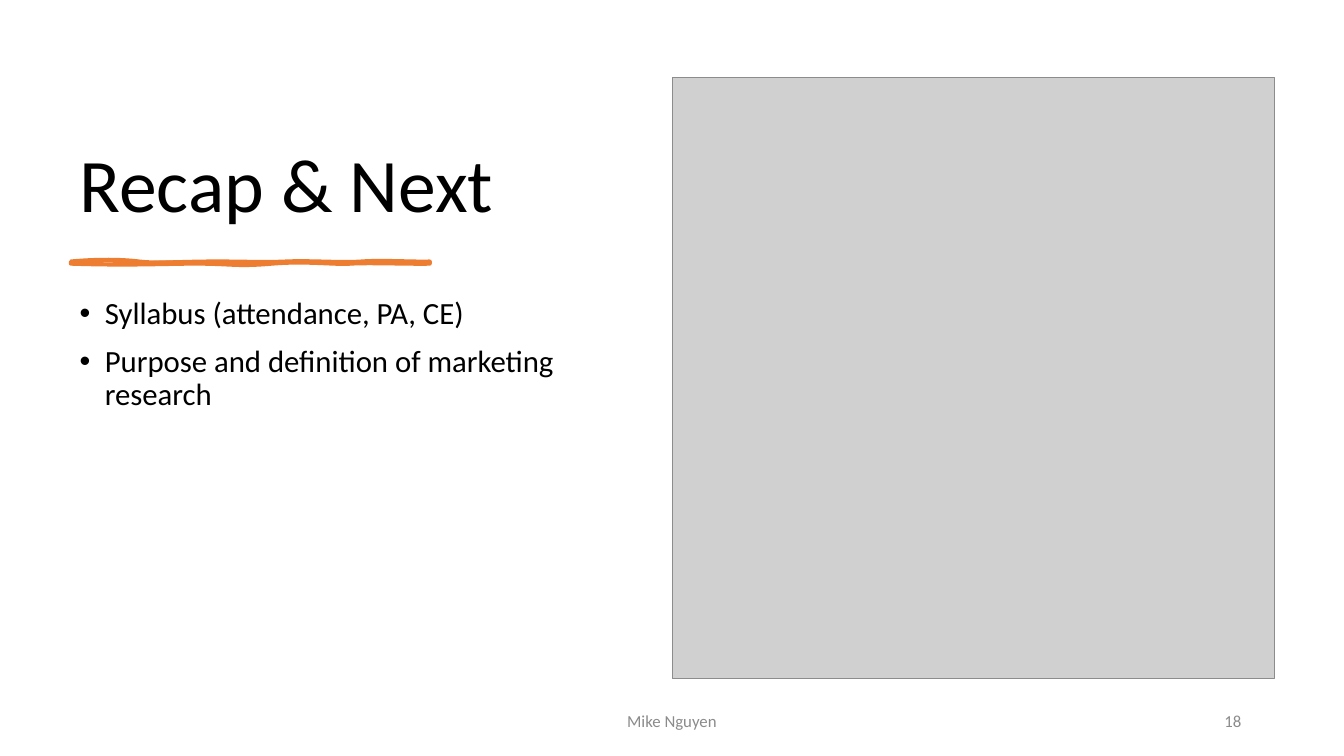
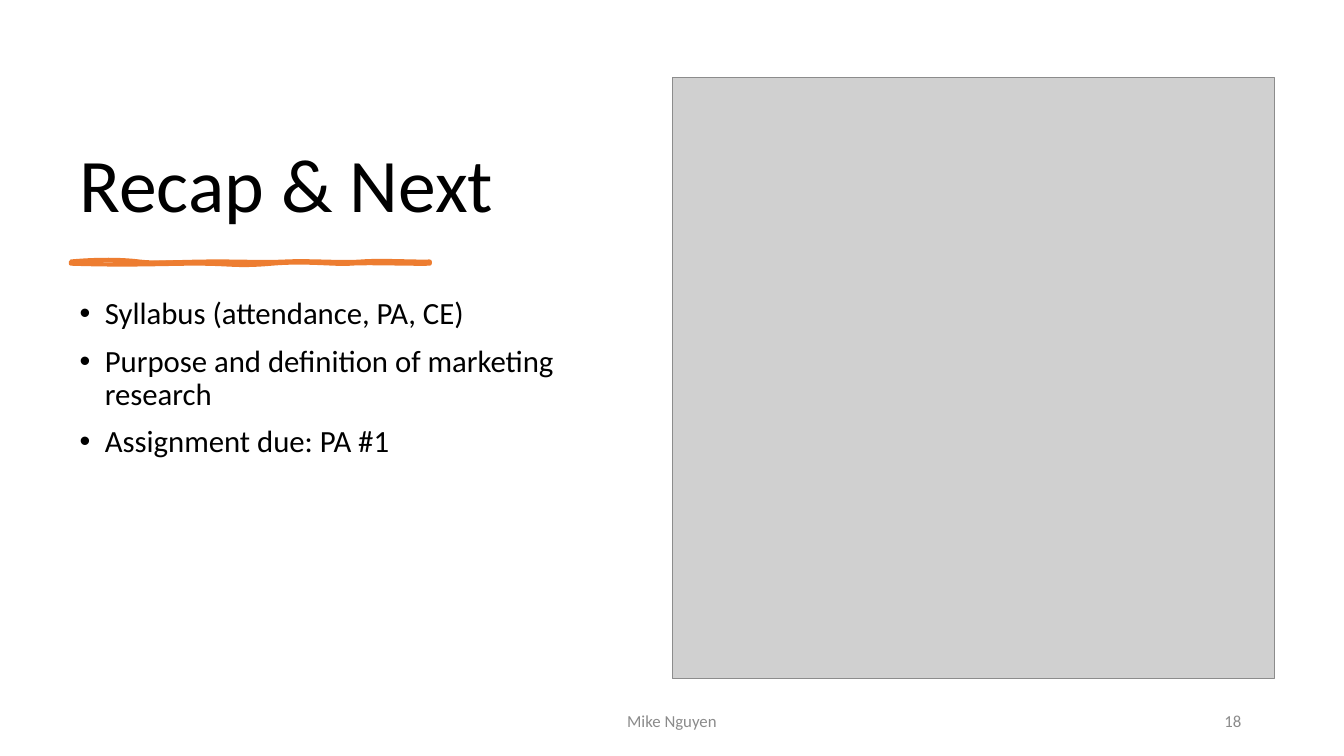
Before and after one commit to mikenguyen13/mar4050, a slide deck: slide 18 of lectures/1/Unit1_Introduction to Marketing Research.pptx. Drawn at 1344x756 pixels with LibreOffice and Linux fonts; fonts in the diff are those of the drawing; grey boxes stand for pictures. Boxes give left, top, right and bottom in pixels: in the first picture for what was removed or moved away, otherwise in the second. Text is boxed around its words. In the diff, an @@ line names an element or a change of style, - is before the commit and + after.

```diff
--- a/lectures/1/Unit1_Introduction to Marketing Research.pptx
+++ b/lectures/1/Unit1_Introduction to Marketing Research.pptx
@@ text at (x1=105, y1=430, x2=389, y2=458): paragraph added @@
+• Assignment due: PA #1
```
Also in this commit, not shown: 1 other slide changed, 9 other files.
